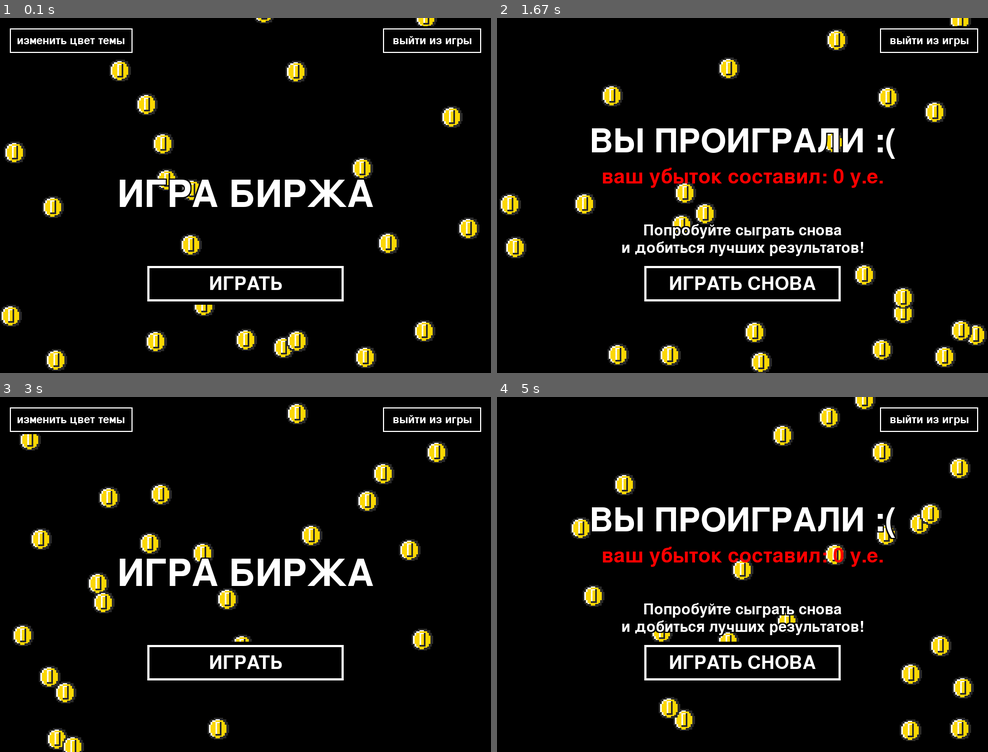
Above: before the commit, frames 1-4 (two rows, left to right).
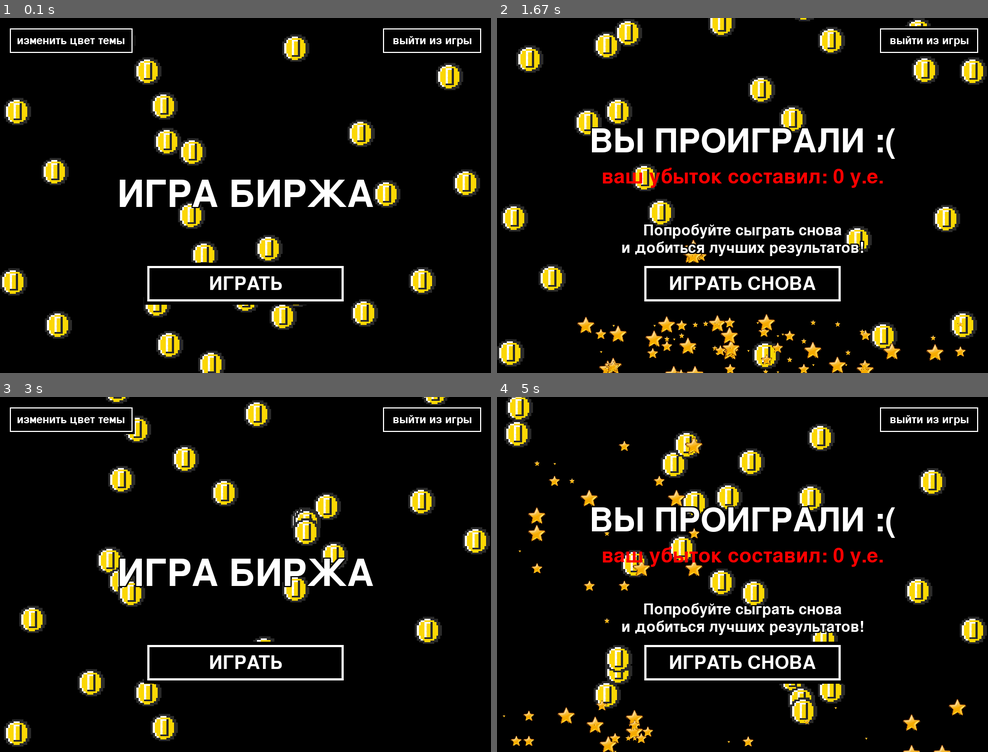
Above: after the commit, the same moments.

Repository: alicevino/project2_PyGame
Game: pygame game, started from main.py
Same seed, same stepped clock (60 frames per second), same inputs: the game is played once before the commit and once after it.
Inputs (mouse positions are in pixels of both pictures, inside the frame that each line leads up to):
- Up to frame 1 (0.1 s): no input
- Up to frame 2 (1.67 s): press the mouse at (624, 199) at 0.37 s; move the mouse to (708, 234) at 0.47 s; release the mouse at (791, 273) at 0.6 s; click "ИГРАТЬ" at 0.72 s; click "ЗАКОНЧИТЬ ИГРУ" at 1.05 s; press the mouse at (605, 25) at 1.37 s; move the mouse to (649, 138) at 1.47 s; release the mouse at (693, 252) at 1.6 s
- Up to frame 3 (3 s): press the mouse at (427, 460) at 1.7 s; move the mouse to (245, 510) at 1.8 s; release the mouse at (63, 563) at 1.93 s; press the mouse at (54, 666) at 2.03 s; move the mouse to (216, 684) at 2.13 s; release the mouse at (382, 702) at 2.27 s; press the mouse at (54, 666) at 2.37 s; move the mouse to (171, 663) at 2.47 s; release the mouse at (284, 663) at 2.6 s
- Up to frame 4 (5 s): click "ИГРАТЬ" at 3.22 s; click "ИГРАТЬ" at 3.55 s; click "ЗАКОНЧИТЬ ИГРУ" at 3.88 s; press the mouse at (629, 670) at 4.2 s; move the mouse to (619, 563) at 4.3 s; release the mouse at (605, 457) at 4.43 s; press the mouse at (619, 641) at 4.53 s; move the mouse to (762, 546) at 4.63 s; release the mouse at (909, 446) at 4.77 s; press the mouse at (629, 716) at 4.87 s; move the mouse to (767, 670) at 4.97 s

The runs differ from the first frame. In frame 1, 12% of the frame differs, in the area x 0-98%, y 0-100%; in frame 2, 13%; in frame 3, 11%; in frame 4, 13%, in the area x 1-100%, y 0-100%.

Commit message:
firework :)

Diff:
--- a/finish_window.py
+++ b/finish_window.py
@@ -4,8 +4,11 @@
 
 class FinishWindow:
     def __init__(self):
+        utils.all_sprites_coins.draw(params.screen)
+        utils.all_sprites_coins.update()
+
+        utils.all_sprites.draw(params.screen)
         utils.all_sprites.update()
-        utils.all_sprites.draw(params.screen)
 
         utils.draw_button((params.width * 0.3, params.height * 0.7), (params.width * 0.4, params.height * 0.1))
         utils.set_input_text('ИГРАТЬ СНОВА', (params.width * 0.5, params.height * 0.75), 50)
--- a/main.py
+++ b/main.py
@@ -7,6 +7,8 @@
 size = params.width, params.height = 900, 650
 params.screen = pygame.display.set_mode(size)
 pygame.display.set_caption('Игра БИРЖА')
+
+import utils
 
 import start_window
 import level_window
@@ -96,6 +98,10 @@
                     HINT = True
                 else:
                     HINT = False
+        # finish_window stars
+        if event.type == pygame.MOUSEBUTTONUP:
+            if params.WINDOW == 'finish':
+                utils.all_sprites_coins.update(event)
 
     if params.WINDOW == 'start':
         window = start_window.StartWindow()
--- a/start_window.py
+++ b/start_window.py
@@ -19,8 +19,8 @@
             'SONY': [True, 0, 0],
         }
 
-        utils.all_sprites.update()
-        utils.all_sprites.draw(params.screen)
+        utils.all_sprites_coins.update()
+        utils.all_sprites_coins.draw(params.screen)
 
         utils.set_input_text("ИГРА БИРЖА", (params.width // 2, params.height // 2), 100)
 
--- a/utils.py
+++ b/utils.py
@@ -5,6 +5,8 @@
 import pygame
 
 import params
+
+GRAVITY = 0.25
 
 
 def load_image(name, colorkey=None):
@@ -50,7 +52,7 @@
 
 class Coin(pygame.sprite.Sprite):
     image = load_image('mario coin_2.png')
-    image = pygame.transform.scale(image, (40, 40))
+    image = pygame.transform.scale(image, (50, 50))
 
     def __init__(self, *groups):
         super().__init__(*groups)
@@ -58,18 +60,57 @@
         self.rect = self.image.get_rect()
         self.rect.x = random.randrange(params.width - self.rect.w)
         self.rect.y = random.randrange(params.height - self.rect.h)
-        self.v = random.randrange(10, 20)
+        self.v = random.randrange(2, 5)
 
-    def update(self, *args):
-        self.fall()
+    def update(self, event=None):
+        if event and self.rect.collidepoint(event.pos):
+            self.bear(event.pos)
+        else:
+            self.fall()
 
     def fall(self):
         self.rect.y += self.v
-        if self.rect.y > params.height:
-            self.rect.x = random.randrange(params.width - self.rect.w)
-            self.rect.y = - self.rect.h
+        if self.rect.y > params.height - 35:
+            self.bear((self.rect.x, self.rect.y - 15))
+
+    def bear(self, pos):
+        create_particles(pos)
+        self.rect.x = random.randrange(params.width - self.rect.w)
+        self.rect.y = - self.rect.h
 
 
+all_sprites_coins = pygame.sprite.Group()
+for _ in range(25):
+    Coin(all_sprites_coins)
+
 all_sprites = pygame.sprite.Group()
-for _ in range(25):
-    Coin(all_sprites)
+
+
+class Particle(pygame.sprite.Sprite):
+    fire = [load_image("star.png", -1)]
+    for scale in (5, 10, 20):
+        fire.append(pygame.transform.scale(fire[0], (scale, scale)))
+
+    def __init__(self, pos, dx, dy):
+        super().__init__(all_sprites)
+        self.image = random.choice(self.fire)
+        self.rect = self.image.get_rect()
+
+        self.velocity = [dx, dy]
+        self.rect.centerx, self.rect.centery = pos
+
+        self.gravity = GRAVITY
+
+    def update(self):
+        self.velocity[1] += self.gravity
+        self.rect.x += self.velocity[0]
+        self.rect.y += self.velocity[1]
+        if not self.rect.colliderect(params.screen.get_rect()):
+            self.kill()
+
+
+def create_particles(position):
+    particle_count = 20
+    numbers = range(-5, 6)
+    for _ in range(particle_count):
+        Particle(position, random.choice(numbers), random.choice(numbers))
Binary file added: data/pictures/star.png
